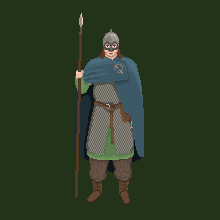
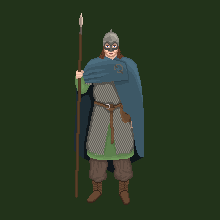
Before/after of a (220, 220) layered artwork. What changed in the layer stack:
painted on "Background" over [77, 64, 133, 180]
